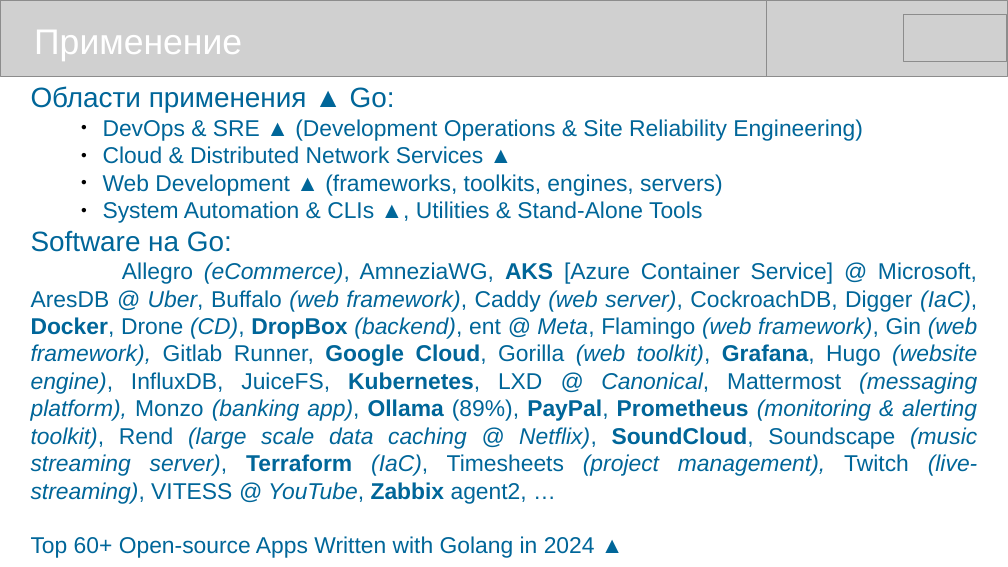
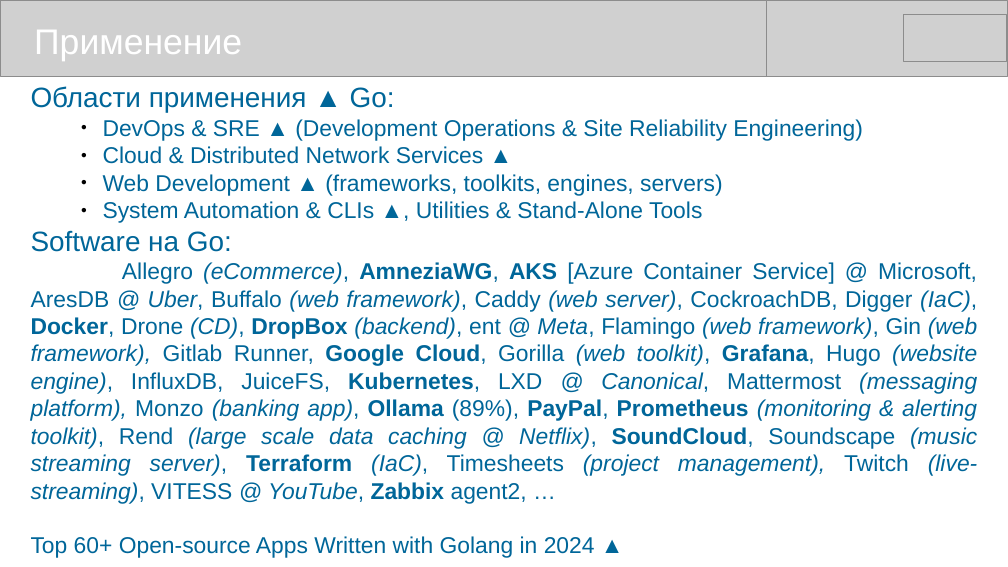
Before and after one commit to mike-shock/Go_language, a slide deck: slide 42 of Go_Review.odp (slide 41 before the commit). Drawn at 1008x567 pixels with LibreOffice and Linux fonts; fonts in the diff are those of the drawing; grey boxes stand for pictures. Boxes give left, top, right and bottom in pixels: in the first picture for what was removed or moved away, otherwise in the second. Text is boxed around its words. In the diff, an @@ line names an element or a change of style, - is before the commit and + after.

```diff
--- a/Go_Review.odp
+++ b/Go_Review.odp
@@ text at box(31, 262, 978, 504): bold on in "AmneziaWG," @@
```
Also in this commit, not shown: 15 other slides changed, 1 slide added, 1 other file.
